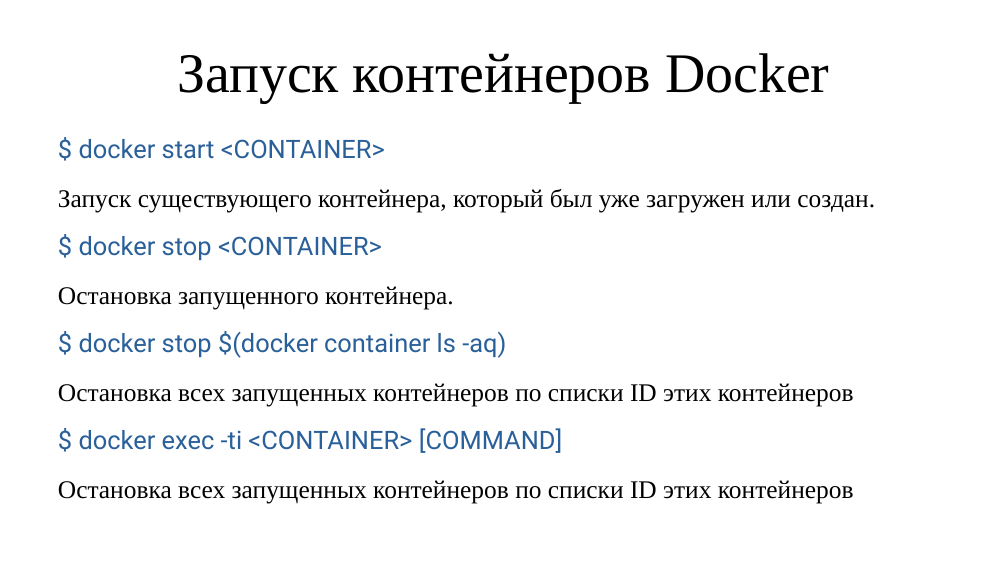
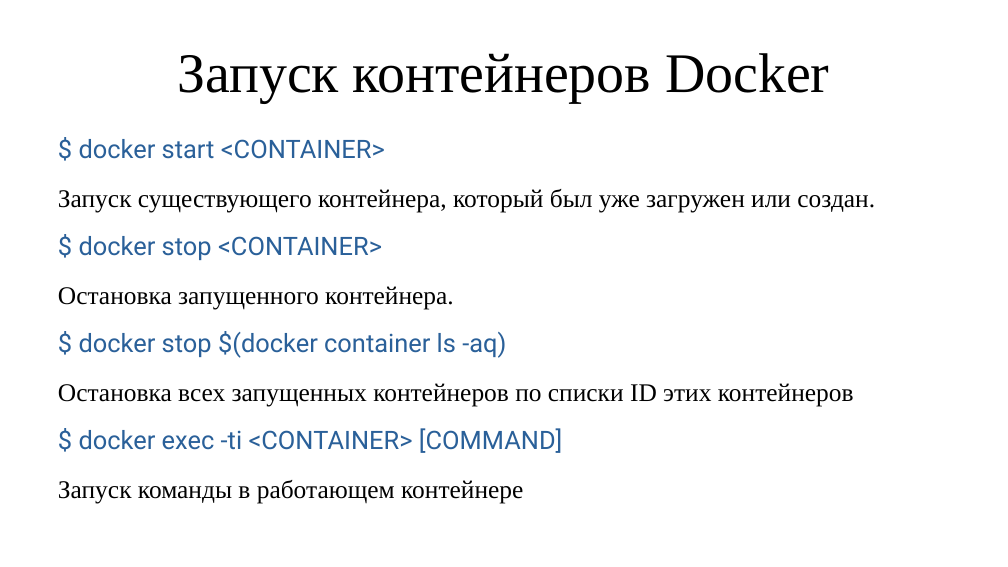
Before and after one commit to haska87/pm18, a slide deck: slide 15 of lectures/NSP_l7. Docker_basics.pptx. Drawn at 1008x567 pixels with LibreOffice and Linux fonts; fonts in the diff are those of the drawing. Boxes give left, top, right and bottom in pixels: in the first picture for what was removed or moved away, otherwise in the second. Text is boxed around its words. In the diff, an @@ line names an element or a change of style, - is before the commit and + after.

```diff
--- a/lectures/NSP_l7. Docker_basics.pptx
+++ b/lectures/NSP_l7. Docker_basics.pptx
@@ text at (58,480,523,504): text changed @@
-Остановка всех запущенных контейнеров по списки ID этих контейнеров
+Запуск команды в работающем контейнере
```
Also in this commit, not shown: 15 other files.
